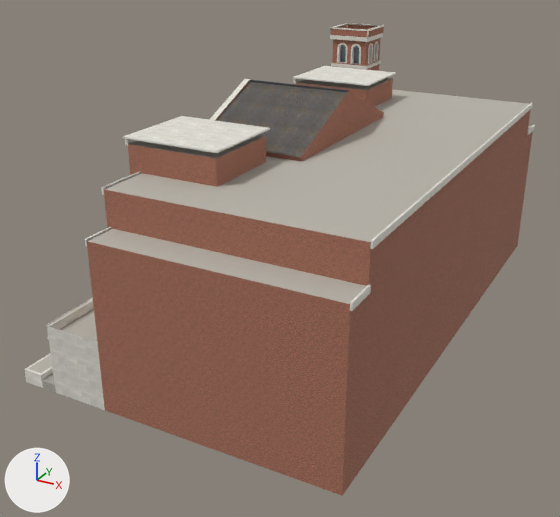
A saved change to the glTF model assets/models/env/second_ai/campus_library.glb.
Rendered twice from a 50 mm camera at (132.7, -76.3, 42.9) aimed at (91.9, -2.2, 5.9). Every picture has the same lights, and +X, +Y and +Z are marked at lower left. The older version comes first. Where no turn or scale is listed for an object, it has been applied to the vertices. Vertices at exactly the same position are counted once.

Names of what the first picture shows: 'lib_flat', 'lib_roof', 'lib_trim', 'lib_trimw', 'lib_wall', 'lib_white' and 3 more.
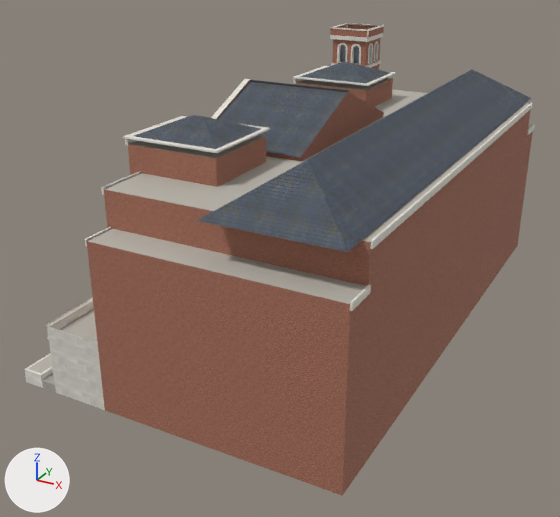
Location of each change, (x1, y1, x2, y2) in pixels of the pictures (560 x 517 px):
'lib_roof', reshaped: before (216, 82, 347, 157); after (134, 62, 531, 252)
part 1 of me_lib_roof, added: after (134, 62, 531, 252)
'lib_flat', unchanged, covered by the edit: (28, 32, 532, 373) in both

Patch to the scene script:
```diff
--- a/assets/models/env/second_ai/campus_library.glb.py
+++ b/assets/models/env/second_ai/campus_library.glb.py
@@ me_lib_roof @@
 # used by ob_lib_roof; location = (0.0, 0.0, 0.0)
-me_lib_roof.from_pydata(...)  # 6 vertices, 4 faces; spans x 86.9..99.0, y -10.9..10.9, z 21.5..26.0
+me_lib_roof.from_pydata(...)  # 24 vertices, 22 faces; spans x 86.6..112.4, y -29.4..29.4, z 21.1..26.0
+# me_lib_roof part 1
+# 18 vertices are added at x 86.6..112.4, y -29.4..29.4, z 21.1..26.0
+# 18 new faces join them
 me_lib_roof.materials.append(mat_ck_roof)
```
